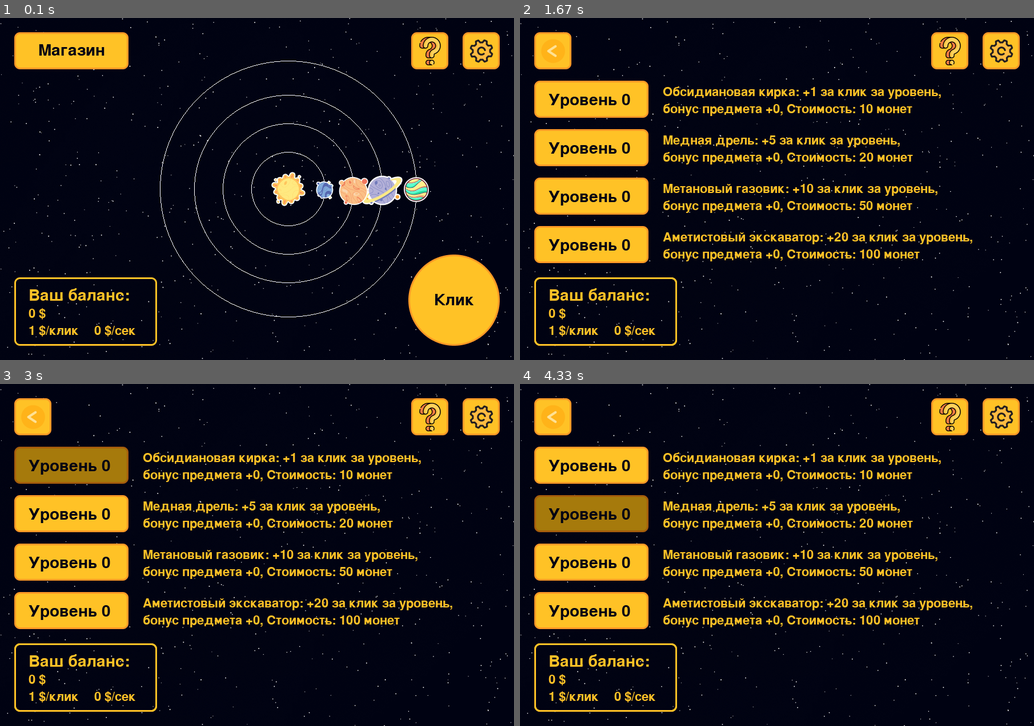
Above: before the commit, frames 1-4 (two rows, left to right).
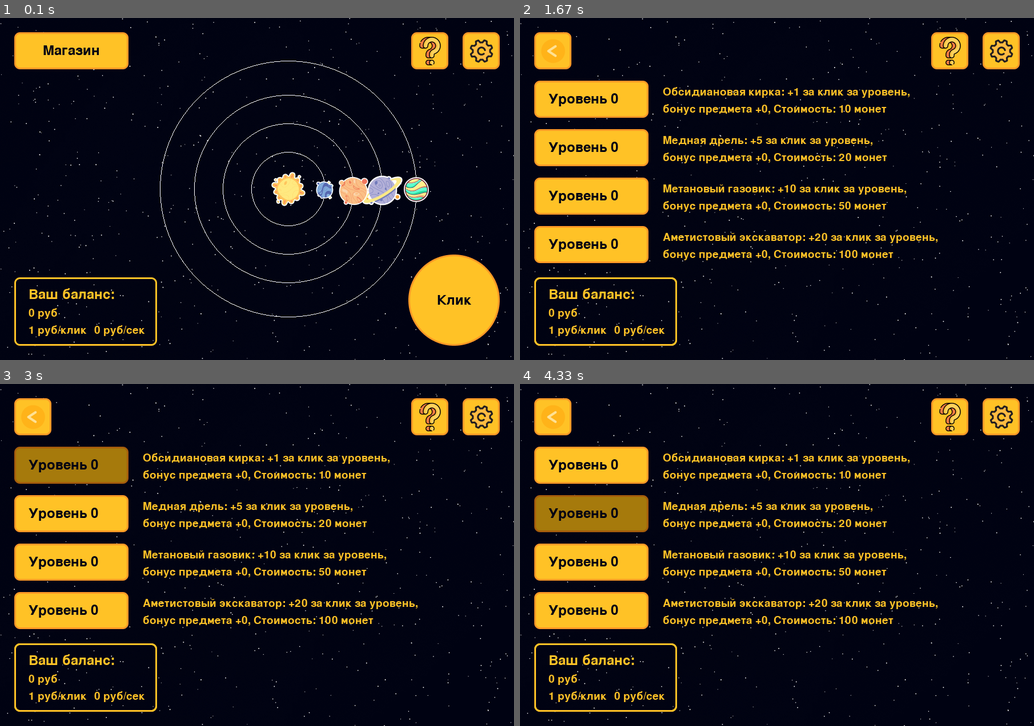
Above: after the commit, the same moments.

Repository: impanikaa/pygameProject
Game: pygame game, started from main.py
Two runs of this game, one before a commit and one after it. Both use one fixed random seed, a clock stepped at 60 frames per second and the inputs below.
Inputs (mouse positions are in pixels of both pictures, inside the frame that each line leads up to):
- Up to frame 1 (0.1 s): no input
- Up to frame 2 (1.67 s): click (941, 178) at 0.38 s; click "Магазин" at 0.72 s; click (617, 137) at 1.05 s; click (967, 308) at 1.38 s
- Up to frame 3 (3 s): click (71, 544) at 1.72 s; click (231, 643) at 2.05 s; click "Уровень 0" at 2.88 s
- Up to frame 4 (4.33 s): click (910, 524) at 3.22 s; click (617, 510) at 4.05 s

The runs differ from the first frame. In frame 1, 1.1% of the frame differs, in the area x 5-93%, y 7-94%; in frame 2, 7.7%, in the area x 5-88%, y 20-94%; in frame 3, 7.7%; in frame 4, 7.7%.

Commit message:
сохранение прогресса + отображение стоимостей шахт

Diff:
--- a/main.py
+++ b/main.py
@@ -3,22 +3,11 @@
 import pygame
 import math
 import sqlite3
-import pickle
 
 
 def is_first_time():
     db_path = "player_data.db"
-    return not os.path.exists(db_path)
-
-
-def enter_game(player_id):
-    if not is_first_time():
-        player_db = PlayerDatabase()
-        loaded_data = player_db.load_player_data(player_id)
-        money, increment, increment_click, shop_data = loaded_data
-        game_state.set_money(money)
-        game_state.set_increment(increment)
-        game_state.set_increment_click(increment_click)
+    return not os.path.exists(db_path) or os.path.getsize(db_path) == 0
 
 
 def exit_game():
@@ -27,9 +16,8 @@
     money = game_state.get_money()
     increment = game_state.get_increment()
     increment_click = game_state.get_increment_click()
-    shop_data = game_state.get_shop()
-    player_db.save_player_data(player_id, money, increment, increment_click, shop_data)
-    print(money)
+    player_db.save_player_data(player_id, money, increment, increment_click)
+    print(money, increment, increment_click)
 
     pygame.quit()
     sys.exit()
@@ -48,30 +36,23 @@
                 id INTEGER PRIMARY KEY AUTOINCREMENT,
                 money REAL,
                 increment REAL,
-                increment_click REAL,
-                shop_data BLOB
+                increment_click REAL
             )
         ''')
         self.conn.commit()
 
-    def save_player_data(self, player_id, money, increment, increment_click, shop_data):
-        serialized_shop_data = pickle.dumps(shop_data)
+    def save_player_data(self, player_id, money, increment, increment_click):
         self.cursor.execute('''
-            INSERT OR REPLACE INTO players (id, money, increment, increment_click, shop_data)
-            VALUES (?, ?, ?, ?, ?)
-        ''', (player_id, money, increment, increment_click, serialized_shop_data))
+            INSERT OR REPLACE INTO players (id, money, increment, increment_click)
+            VALUES (?, ?, ?, ?)
+        ''', (player_id, money, increment, increment_click))
         self.conn.commit()
 
     def load_player_data(self, player_id):
-        query = "SELECT * FROM players WHERE id = ?;"
+        query = "SELECT money, increment, increment_click FROM players WHERE id = ?;"
         self.cursor.execute(query, (player_id,))
         data = self.cursor.fetchone()
-        if data:
-            player_id, money, increment, increment_click, serialized_shop_data = data
-            shop_data = pickle.loads(serialized_shop_data)
-            return money, increment, increment_click, shop_data
-        else:
-            return None
+        return data
 
 
 pygame.init()
@@ -84,11 +65,11 @@
 space_color = (0, 2, 18)
 dark_grey = (70, 70, 70)
 
-font1 = pygame.sysfont.SysFont(None, 24)
-font2 = pygame.sysfont.SysFont(None, 28)
-font3 = pygame.sysfont.SysFont(None, 32)
-font4 = pygame.sysfont.SysFont(None, 36)
-font5 = pygame.sysfont.SysFont(None, 42)
+font1 = pygame.sysfont.SysFont(None, 22)
+font2 = pygame.sysfont.SysFont(None, 24)
+font3 = pygame.sysfont.SysFont(None, 28)
+font4 = pygame.sysfont.SysFont(None, 32)
+font5 = pygame.sysfont.SysFont(None, 36)
 
 
 def draw_image(name, coords):
@@ -114,9 +95,16 @@
     def __init__(self):
         self.current_state = GameScreenState()
         self.selected_planet = None
-        self.money = 0
-        self.increment_click = 1
-        self.increment = 0
+        if is_first_time():
+            self.money = 0
+            self.increment_click = 1
+            self.increment = 0
+        else:
+            player_db = PlayerDatabase()
+            loaded_data = player_db.load_player_data(1)
+            print(loaded_data)
+            self.money, self.increment, self.increment_click = loaded_data
+            print(self.money, self.increment, self.increment_click)
         self.money_update_interval = 1000
         self.last_money_update_time = pygame.time.get_ticks()
         self.shop = Shop()
@@ -131,7 +119,7 @@
         self.money = new_money
 
     def get_money(self):
-        return self.money
+        return int(self.money)
 
     def update_money(self, multiplier, add):
         if add:
@@ -143,7 +131,7 @@
         self.increment = new_increment
 
     def get_increment(self):
-        return self.increment
+        return int(self.increment)
 
     def update_increment(self, additional):
         self.increment += additional
@@ -158,7 +146,7 @@
         self.increment_click = new_increment_click
 
     def get_increment_click(self):
-        return self.increment_click
+        return int(self.increment_click)
 
     def update_increment_click(self, additional):
         self.increment_click += additional
@@ -557,12 +545,12 @@
         # отрисовка счёта
         text_money = self.font5.render("Ваш баланс:", True, vivid_orange)
         screen.blit(text_money, (50, height - 127))
-        display_score = self.font3.render(f"{round(game_state.get_money(), 2)} $", True, vivid_orange)
+        display_score = self.font3.render(f"{round(game_state.get_money(), 2)} руб", True, vivid_orange)
         screen.blit(display_score, (50, height - 92))
-        display_inc_click = self.font3.render(f"{round(game_state.get_increment_click(), 2)} $/клик", True,
+        display_inc_click = self.font3.render(f"{round(game_state.get_increment_click(), 2)} руб/клик", True,
                                               vivid_orange)
         screen.blit(display_inc_click, (50, height - 62))
-        display_inc = self.font3.render(f"{round(game_state.get_increment(), 2)} $/сек", True, vivid_orange)
+        display_inc = self.font3.render(f"{round(game_state.get_increment(), 2)} руб/сек", True, vivid_orange)
         screen.blit(display_inc, (165, height - 62))
 
         # Обновление углов планет
@@ -816,12 +804,12 @@
         screen.blit(self.money_border_icon, self.money_border)
         text_money = self.font5.render("Ваш баланс:", True, vivid_orange)
         screen.blit(text_money, (50, height - 127))
-        display_score = self.font3.render(f"{round(game_state.get_money(), 2)} $", True, vivid_orange)
+        display_score = self.font3.render(f"{round(game_state.get_money(), 2)} руб", True, vivid_orange)
         screen.blit(display_score, (50, height - 92))
-        display_inc_click = self.font3.render(f"{round(game_state.get_increment_click(), 2)} $/клик", True,
+        display_inc_click = self.font3.render(f"{round(game_state.get_increment_click(), 2)} руб/клик", True,
                                               vivid_orange)
         screen.blit(display_inc_click, (50, height - 62))
-        display_inc = self.font3.render(f"{round(game_state.get_increment(), 2)} $/сек", True, vivid_orange)
+        display_inc = self.font3.render(f"{round(game_state.get_increment(), 2)} руб/сек", True, vivid_orange)
         screen.blit(display_inc, (165, height - 62))
 
         for i, position in enumerate(self.point_positions):
@@ -888,16 +876,16 @@
         # Инициализация точек
         self.point_positions = [(410, 100), (480, 160), (550, 100)]
         if planet_id == 1:
-            self.cost_point = 1500
+            self.cost_point = 5000
             self.point_images = [pygame.image.load(f"data/icons/ametist_{i}.png") for i in range(8)]
         elif planet_id == 2:
-            self.cost_point = 750
+            self.cost_point = 3000
             self.point_images = [pygame.image.load(f"data/icons/metan_{i}.png") for i in range(8)]
         elif planet_id == 3:
-            self.cost_point = 500
+            self.cost_point = 800
             self.point_images = [pygame.image.load(f"data/icons/copper_{i}.png") for i in range(8)]
         elif planet_id == 4:
-            self.cost_point = 10
+            self.cost_point = 100
             self.point_images = [pygame.image.load(f"data/icons/obsidian_{i}.png") for i in range(8)]
         self.point_levels = [0, 0, 0]
         self.p = self.point_levels.copy()
@@ -934,7 +922,7 @@
             # Получаем уровень точки
             self.point_levels[point_index] += 1
             self.p = self.point_levels.copy()
-            inc = [1, 10, 50, 100]
+            inc = [1, 3, 10, 20]
             game_state.update_increment(inc[-self.planet_id])
             game_state.update_money(-self.cost_point, 0)
 
@@ -992,17 +980,19 @@
         text_click = self.font5.render("Клик", True, space_color)
         text_click_rect = text_click.get_rect(center=self.click_button_rect.center)
         screen.blit(text_click, text_click_rect)
+        text_price = self.font3.render(f"Улучшение шахты: {self.cost_point} руб", True, vivid_orange)
+        screen.blit(text_price, (25, 420))
 
         # Отрисовка счёта
         screen.blit(self.money_border_icon, self.money_border)
         text_money = self.font5.render("Ваш баланс:", True, vivid_orange)
         screen.blit(text_money, (50, height - 127))
-        display_score = self.font3.render(f"{round(game_state.get_money(), 2)} $", True, vivid_orange)
+        display_score = self.font3.render(f"{round(game_state.get_money(), 2)} руб", True, vivid_orange)
         screen.blit(display_score, (50, height - 92))
-        display_inc_click = self.font3.render(f"{round(game_state.get_increment_click(), 2)} $/клик", True,
+        display_inc_click = self.font3.render(f"{round(game_state.get_increment_click(), 2)} руб/клик", True,
                                               vivid_orange)
         screen.blit(display_inc_click, (50, height - 62))
-        display_inc = self.font3.render(f"{round(game_state.get_increment(), 2)} $/сек", True, vivid_orange)
+        display_inc = self.font3.render(f"{round(game_state.get_increment(), 2)} руб/сек", True, vivid_orange)
         screen.blit(display_inc, (165, height - 62))
 
         for i, position in enumerate(self.point_positions):
@@ -1082,5 +1072,4 @@
     clock.tick(60)
 
 if __name__ == "__main__":
-    enter_game(1)
     exit_game()
